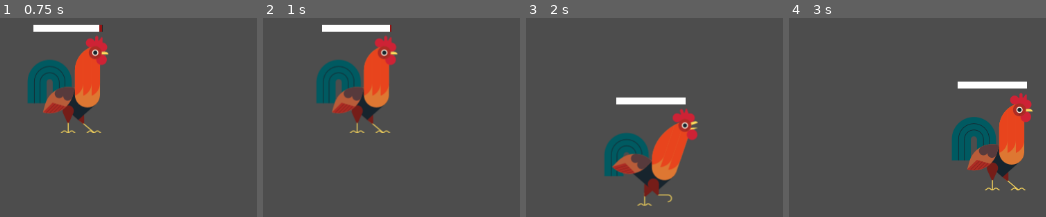
Above: before the commit, frames 1-4 (left to right).
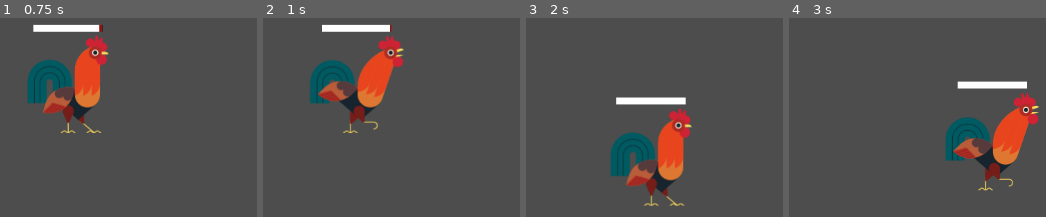
Above: after the commit, the same moments.

Repository: Rundll86/ChickenVSBear
Game: Godot game, scene res://world.tscn
Same seed, same stepped clock (60 frames per second), same inputs: the game is played once before the commit and once after it.
Inputs:
- Up to frame 1 (0.75 s): tap Enter at 0.5 s; hold D (m_right) from 0.53 s (still down)
- Up to frame 2 (1 s): keep holding D (m_right)
- Up to frame 3 (2 s): release D (m_right) at 1.28 s; hold S (m_down) from 1.28 s (still down)
- Up to frame 4 (3 s): release S (m_down) at 2.03 s; hold D (m_right) 2.03-2.78 s; hold W (m_up) from 2.78 s (still down)

Frame 1 is identical in both runs. In frame 2, 5.3% of the frame differs, in the area x 18-55%, y 8-58%; in frame 3, 5.3%, in the area x 30-67%, y 45-95%; in frame 4, 5.3%.

Commit message:
更新Rooster.tscn，调整动画速度并设置默认动画为“walk”

Diff:
--- a/components/Characters/Rooster.tscn
+++ b/components/Characters/Rooster.tscn
@@ -13,7 +13,7 @@
 }],
 "loop": true,
 "name": &"idle",
-"speed": 5.0
+"speed": 1.0
 }, {
 "frames": [{
 "duration": 1.0,
@@ -24,7 +24,7 @@
 }],
 "loop": true,
 "name": &"walk",
-"speed": 5.0
+"speed": 3.0
 }]
 
 [sub_resource type="CircleShape2D" id="CircleShape2D_h1v0q"]
@@ -36,6 +36,7 @@
 [node name="texture" parent="." index="0"]
 position = Vector2(0, -70)
 sprite_frames = SubResource("SpriteFrames_4v2ol")
+animation = &"walk"
 
 [node name="hitbox" parent="texture/hurtbox" index="0"]
 position = Vector2(12, 16)
